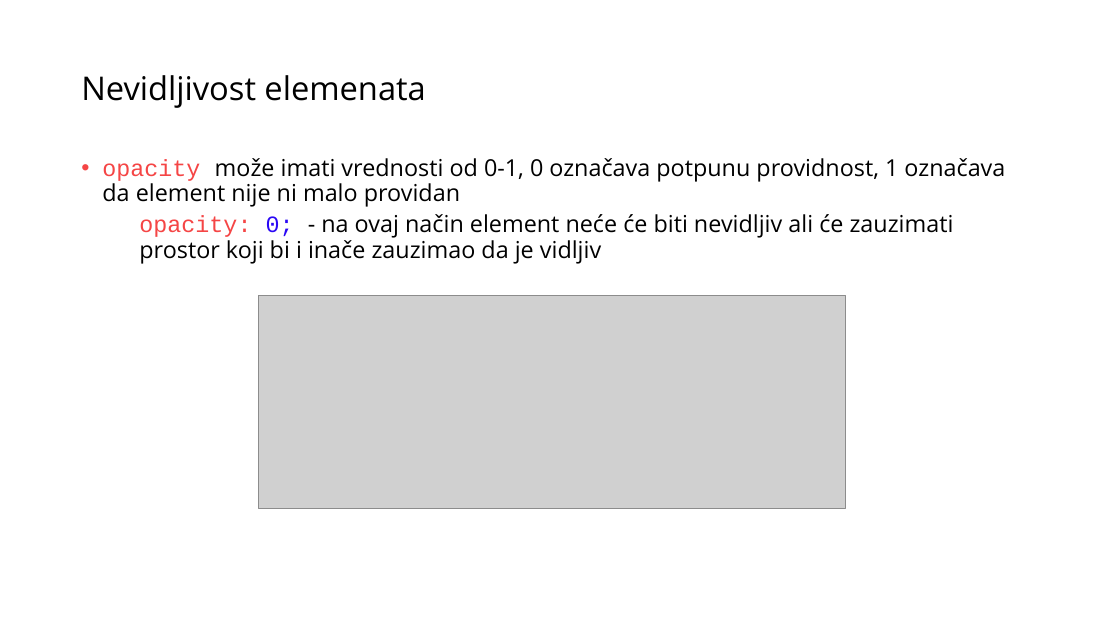
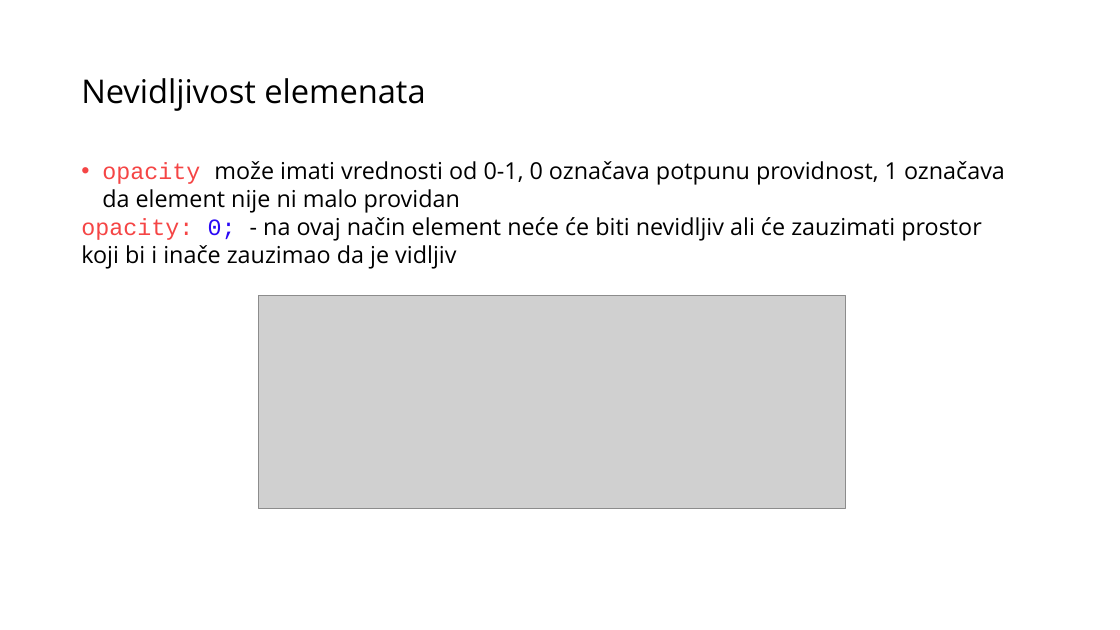
Before and after one commit to MissUchiha/frontend-programming-course, a slide deck: slide 55 of CSS/Prezentacija CSS.pptx. Drawn at 1120x630 pixels with LibreOffice and Linux fonts; fonts in the diff are those of the drawing; grey boxes stand for pictures. Boxes give left, top, right and bottom in pixels: in the first picture for what was removed or moved away, otherwise in the second. Text is boxed around its words. In the diff, an @@ line names an element or a change of style, - is before the commit and + after.

```diff
--- a/CSS/Prezentacija CSS.pptx
+++ b/CSS/Prezentacija CSS.pptx
@@ text "Nevidljivost elemenata" at (81, 78, 425, 111): line spacing 0.9 to 1 @@
@@ text "opacity može imati vrednosti od ..." at (81, 161, 1005, 269): line spacing 0.9 to 1; list level 3 to 1 in "opacity: 0; - na ovaj ..." @@
```
Also in this commit, not shown: 60 other slides changed, 3 other files.
